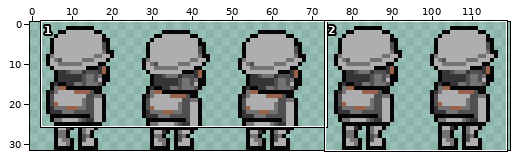
Sprite sheet: diplom/Assets/CourseAssets/Textures/Sprites/Enemies/MudRock/MudrockIdleUpRight.png. Above: a wide view before the commit, with the close-up outlined.
Close-up. As it was:
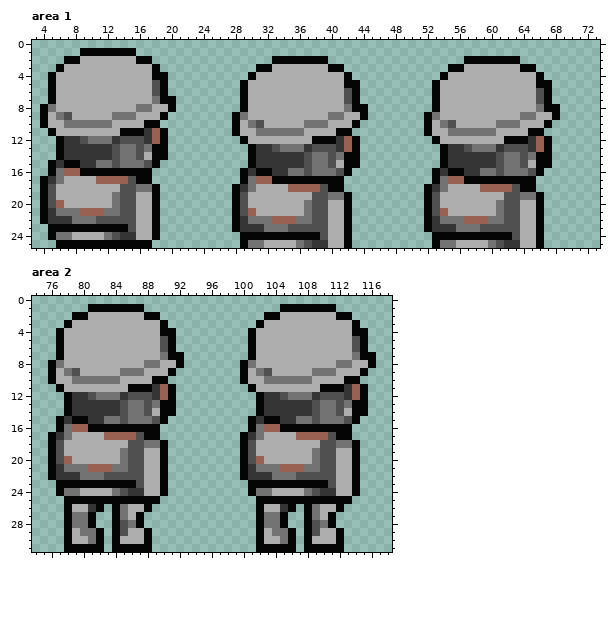
The file is 120x32 pixels. Shown: area 1: x 3..73, y 0..25; area 2: x 74..118, y 0..31.
The result:
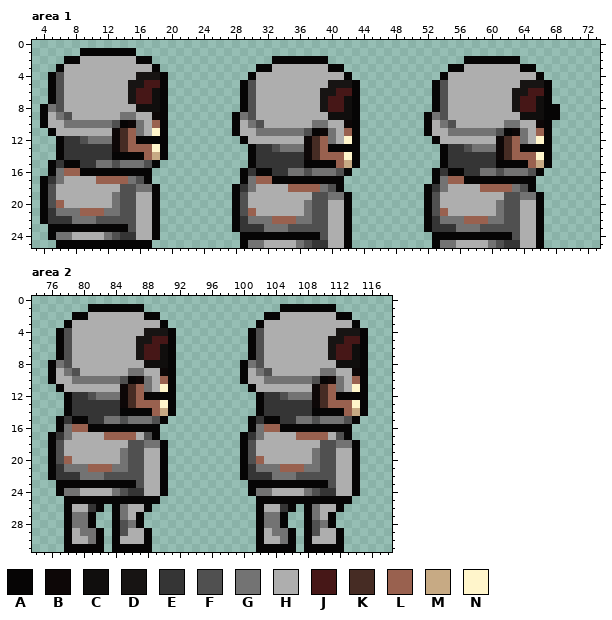
Palette (. is transparent): A #060505  B #0d0707  C #100e0d  D #171413  E #353535  F #505050  G #737373  H #aeaeae  J #461717  K #462c24  L #99614f  M #c7aa84  N #fff5cb
Log entry: улучшил спайт
Edits made:
Area 1:
y 4: x 6 H -> F; x 16..18 HHA -> DDD
y 5: x 6 H -> F; x 15..18 HHHF -> DDJJ; x 30 H -> F; x 40..42 HHA -> DDD; x 54 H -> F; x 64..66 HHA -> DDD
y 6: x 6 H -> F; x 15..18 HHHF -> DJJC; x 30 H -> F; x 39..42 HHHF -> DDJJ; x 54 H -> F; x 63..66 HHHF -> DDJJ
y 7: x 6 H -> F; x 15..18 HHHG -> DJJC; x 20 A -> .; x 30 H -> F; x 39..42 HHHF -> DJJC; x 54 H -> F; x 63..66 HHHF -> DJJC
y 8: x 6 H -> F; x 16..20 GGHHA -> CCCA.; x 30 H -> F; x 39..42 HHHG -> DJJC; x 44 A -> .; x 54 H -> F; x 63..66 HHHG -> DJJC
y 9: x 13 G -> H; x 18 H -> B; x 30 H -> F; x 40..44 GGHHA -> CCCA.; x 54 H -> F; x 64..67 GGHH -> CCCA
y 10: x 13..19 HHHHAA. -> FABGHLA; x 37 G -> H; x 42 H -> B; x 61 G -> H; x 66 H -> B
y 11: x 13..18 HAAAEL -> BKLGHN; x 37..43 HHHHAA. -> FABGHLA; x 61..67 HHHHAA. -> FABGHLA
y 12: x 13..18 EFFFEL -> BKLAAA; x 37..42 HAAAEL -> BKLGHN; x 61..66 HAAAEL -> BKLGHN
y 13: x 13..18 FGGFGA -> BKLLLN; x 37..42 EFFFEL -> BKLAAA; x 61..66 EFFFEL -> BKLAAA
y 14: x 13..18 FGGFHA -> AAAALM; x 37..42 FGGFGA -> BKLLLN; x 61..66 FGGFGA -> BKLLLN
y 15: x 37..42 FGGFHA -> AAAALM; x 61..66 FGGFHA -> AAAALM
y 17: x 15..16 FA -> GF
y 18: x 39..40 FA -> GF; x 63..64 FA -> GF
Area 2:
y 4: x 78 H -> F; x 88..90 HHA -> DDD; x 102 H -> F; x 112..114 HHA -> DDD
y 5: x 78 H -> F; x 87..90 HHHF -> DDJJ; x 102 H -> F; x 111..114 HHHF -> DDJJ
y 6: x 78 H -> F; x 87..90 HHHF -> DJJC; x 102 H -> F; x 111..114 HHHF -> DJJC
y 7: x 78 H -> F; x 87..90 HHHG -> DJJC; x 92 A -> .; x 102 H -> F; x 111..114 HHHG -> DJJC; x 116 A -> .
y 8: x 78 H -> F; x 88..92 GGHHA -> CCCA.; x 102 H -> F; x 112..116 GGHHA -> CCCA.
y 9: x 85 G -> H; x 90 H -> B; x 109 G -> H; x 114 H -> B
y 10: x 85..91 HHHHAA. -> FABGHLA; x 109..115 HHHHAA. -> FABGHLA
y 11: x 85..90 HAAAEL -> BKLGHN; x 109..114 HAAAEL -> BKLGHN
y 12: x 85..90 EFFFEL -> BKLAAA; x 109..114 EFFFEL -> BKLAAA
y 13: x 85..90 FGGFGA -> BKLLLN; x 109..114 FGGFGA -> BKLLLN
y 14: x 85..90 FGGFHA -> AAAALM; x 109..114 FGGFHA -> AAAALM
y 17: x 87..88 FA -> HF; x 111..112 FA -> HF
